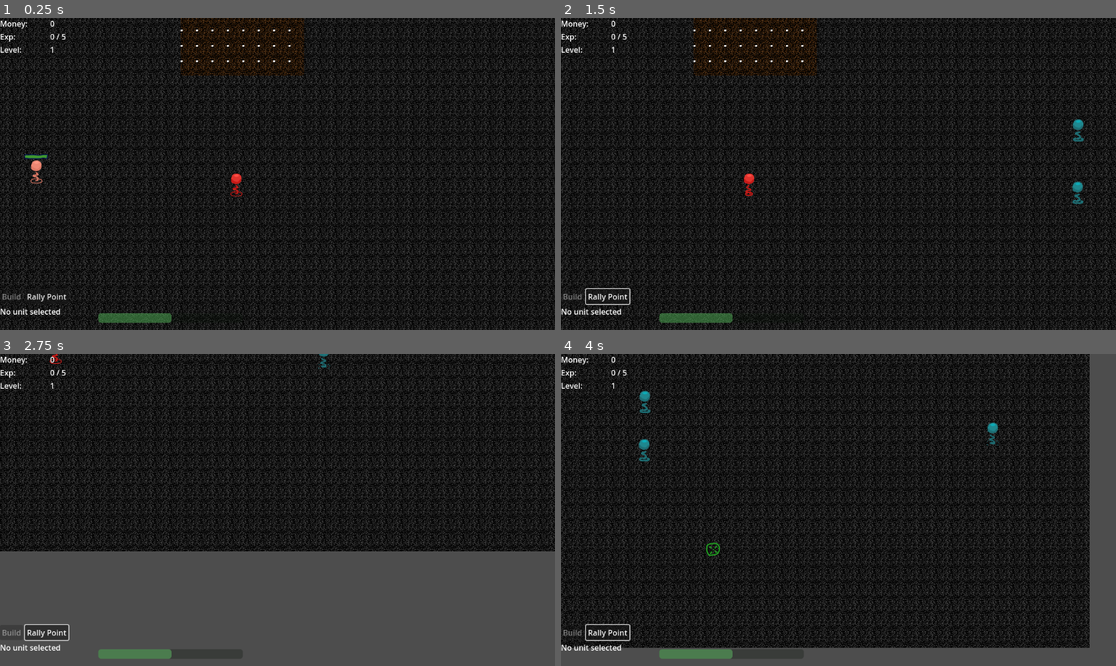
Above: before the commit, frames 1-4 (two rows, left to right).
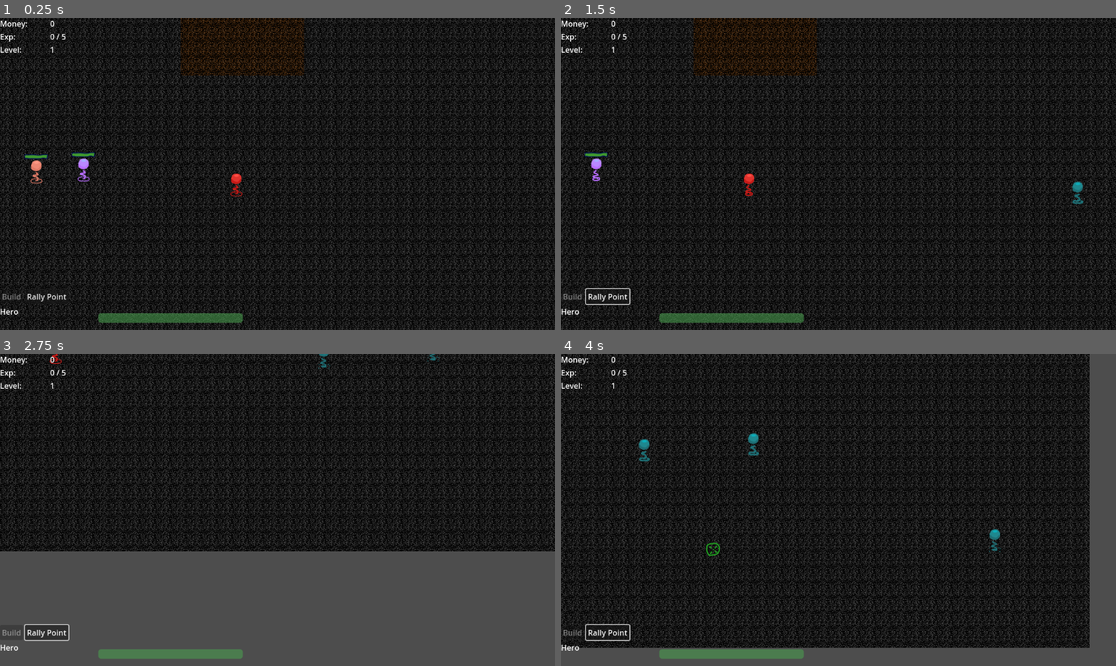
Above: after the commit, the same moments.

Repository: dokumor8/cahiddr
Game: Godot game, scene res://src/node_2d.tscn
Same seed, same stepped clock (60 frames per second), same inputs: the game is played once before the commit and once after it.
Inputs (mouse positions are in pixels of both pictures, inside the frame that each line leads up to):
- Up to frame 1 (0.25 s): no input
- Up to frame 2 (1.5 s): click "Rally Point" at 0.5 s; tap Enter at 1.25 s; move the mouse to (960, 158) at 1.27 s; hold D (right) from 1.28 s (still down); tap B (build) at 1.35 s
- Up to frame 3 (2.75 s): move the mouse to (366, 528) at 2.02 s; release D (right) at 2.03 s; hold S (down) from 2.03 s (still down); click (366, 528) at 2.1 s
- Up to frame 4 (4 s): move the mouse to (894, 441) at 2.77 s; release S (down) at 2.78 s; hold D (right) 2.78-3.53 s; hold Right mouse button (right_click) 2.78-3.53 s; move the mouse to (810, 572) at 3.52 s; hold W (up) from 3.53 s (still down); tap B (build) at 3.6 s

The runs differ from the first frame. In frame 1, 0.8% of the frame differs, in the area x 0-53%, y 3-98%; in frame 2, 0.8%; in frame 3, 0.5%; in frame 4, 0.9%, in the area x 0-80%, y 11-98%.

Commit message:
Small fixes, remove debug balance

Diff:
--- a/src/enemy_bullet.gd
+++ b/src/enemy_bullet.gd
@@ -18,6 +18,11 @@
 
 
 func _physics_process(delta):
+# Proper behavior should be to continue flying
+	if not is_instance_valid(target) or target.get_parent() == null:
+		queue_free()
+		return
+
 	look_at(target.global_position)
 	var dir = (target.global_position - global_position).normalized()
 	global_rotation = dir.angle() + PI / 2.0
@@ -27,7 +32,3 @@
 	if overlaps_body(target):
 		target.hit(damage, sender)
 		queue_free()
-
-# Proper behavior should be to continue flying
-	if not is_instance_valid(target) or target.get_parent() == null:
-		queue_free()
--- a/src/node_2d.gd
+++ b/src/node_2d.gd
@@ -24,6 +24,7 @@
 	PlayerVariables.hero_respawn_cooldown = 5
 	$GUICanvasLayer/VBoxContainer/HBoxContainer2/BuildButton.pressed.connect(on_build_button_pressed)
 	$GUICanvasLayer/VBoxContainer/HBoxContainer2/RallyButton.pressed.connect(on_rally_button_pressed)
+	ui.update_selected_unit(hero)
 
 
 func _input(event):
--- a/src/node_2d.tscn
+++ b/src/node_2d.tscn
@@ -27,9 +27,9 @@
 sources/3 = SubResource("TileSetAtlasSource_wqkqj")
 
 [sub_resource type="NavigationPolygon" id="NavigationPolygon_tx7oa"]
-vertices = PackedVector2Array(39, 224, 951, 221, 1751, 221, 1753, 765, 948, 770, 39, 765)
-polygons = Array[PackedInt32Array]([PackedInt32Array(0, 1, 2, 3, 4, 5)])
-outlines = Array[PackedVector2Array]([PackedVector2Array(39, 224, 951, 221, 1751, 221, 1753, 765, 948, 770, 39, 765)])
+vertices = PackedVector2Array(34, 32, 1858, 28, 1865, 931, 25, 931)
+polygons = Array[PackedInt32Array]([PackedInt32Array(0, 1, 2, 3)])
+outlines = Array[PackedVector2Array]([PackedVector2Array(34, 32, 1858, 28, 1865, 931, 25, 931)])
 
 [sub_resource type="Gradient" id="Gradient_8sg87"]
 colors = PackedColorArray(0, 0.556863, 0, 1, 1, 1, 1, 1)
@@ -37,6 +37,12 @@
 [sub_resource type="GradientTexture2D" id="GradientTexture2D_qa3f2"]
 gradient = SubResource("Gradient_8sg87")
 width = 96
+
+[sub_resource type="RectangleShape2D" id="RectangleShape2D_hffnm"]
+size = Vector2(1933, 32)
+
+[sub_resource type="RectangleShape2D" id="RectangleShape2D_nbb5c"]
+size = Vector2(34.5, 960.5)
 
 [node name="Main" type="Node2D"]
 script = ExtResource("1_pjd1t")
@@ -58,13 +64,13 @@
 position = Vector2(1361, 585)
 
 [node name="Unit2" parent="GameWorld" instance=ExtResource("4_atc2k")]
-position = Vector2(1362, 438)
+position = Vector2(1588, 564)
 
 [node name="Camera2D" type="Camera2D" parent="GameWorld"]
 position = Vector2(617, 524)
 
 [node name="Hero" parent="GameWorld" instance=ExtResource("5_sj74m")]
-position = Vector2(-360, 786)
+position = Vector2(214, 515)
 
 [node name="WalkMarker" parent="GameWorld" instance=ExtResource("6_kq1q8")]
 visible = false
@@ -84,6 +90,41 @@
 [node name="Defender" parent="GameWorld" instance=ExtResource("10_xwbcn")]
 position = Vector2(531, 546)
 
+[node name="StaticBody2D" type="StaticBody2D" parent="GameWorld"]
+position = Vector2(943, -16)
+collision_layer = 9
+collision_mask = 9
+
+[node name="CollisionShape2D" type="CollisionShape2D" parent="GameWorld/StaticBody2D"]
+shape = SubResource("RectangleShape2D_hffnm")
+
+[node name="StaticBody2D4" type="StaticBody2D" parent="GameWorld"]
+position = Vector2(922, 976)
+collision_layer = 9
+collision_mask = 9
+
+[node name="CollisionShape2D" type="CollisionShape2D" parent="GameWorld/StaticBody2D4"]
+position = Vector2(16, 0)
+shape = SubResource("RectangleShape2D_hffnm")
+
+[node name="StaticBody2D2" type="StaticBody2D" parent="GameWorld"]
+position = Vector2(1905, 495)
+collision_layer = 9
+collision_mask = 9
+
+[node name="CollisionShape2D2" type="CollisionShape2D" parent="GameWorld/StaticBody2D2"]
+position = Vector2(0, -15.25)
+shape = SubResource("RectangleShape2D_nbb5c")
+
+[node name="StaticBody2D3" type="StaticBody2D" parent="GameWorld"]
+position = Vector2(-17, 496)
+collision_layer = 9
+collision_mask = 9
+
+[node name="CollisionShape2D2" type="CollisionShape2D" parent="GameWorld/StaticBody2D3"]
+position = Vector2(0, -16)
+shape = SubResource("RectangleShape2D_nbb5c")
+
 [node name="GUICanvasLayer" parent="." instance=ExtResource("11_4suld")]
 
 [connection signal="died" from="GameWorld/Hero" to="." method="_on_hero_died"]
--- a/src/spawn_area.gd
+++ b/src/spawn_area.gd
@@ -2,7 +2,7 @@
 
 var spawn_width = 200
 var spawn_height = 400
-
+var rng = RandomNumberGenerator.new()
 # Called when the node enters the scene tree for the first time.
 func _ready():
 	seed(1)
@@ -19,10 +19,10 @@
 	var unit = Unit.instantiate()
 	get_tree().get_root().add_child(unit)
 #		shoot_target.emit(Bullet, rotation, position)
-	var _x_spawn = randi() % spawn_width
-	var _y_spawn = randi() % spawn_height
+	var x_spawn = rng.randi() % spawn_width
+	var y_spawn = rng.randi() % spawn_height
 
-	unit.global_position = global_position #+ Vector2(x_spawn, y_spawn)
+	unit.global_position = global_position + Vector2(x_spawn, y_spawn)
 #		unit.velocity =
 	pass # Replace with function body.
 
--- a/src/units/defender.gd
+++ b/src/units/defender.gd
@@ -15,11 +15,11 @@
 @onready var shoot_timer = $ShootTimer
 @onready var builder
 @export var speed = 100
-var stop_distance = 10.0
+var stop_distance = 100.0
 var shoot_distance = 200.0
 var can_shoot = true
-var health = 1
-var max_health = 1
+var health = 5
+var max_health = 5
 var state = "idle"
 var unit_name = "defender"
 
@@ -98,7 +98,7 @@
 
 func _on_aggro_area_body_entered(body):
 	# change state to aggro
-	if body.is_in_group("enemy"):
+	if body.is_in_group("enemy") and state != "aggro":
 		set_aggro_target(body)
 		state = "aggro"
 #		target_object = body
@@ -125,7 +125,7 @@
 		queue_free()
 		if is_instance_valid(builder):
 			builder.unit_died()
-	if is_instance_valid(sender):
+	if is_instance_valid(sender) and state != "aggro":
 		set_aggro_target(sender)
 
 
--- a/src/units/hero.tscn
+++ b/src/units/hero.tscn
@@ -37,7 +37,7 @@
 }]
 
 [node name="Hero" type="CharacterBody2D" groups=["hero"]]
-collision_mask = 0
+collision_mask = 8
 script = ExtResource("1_xbdfg")
 
 [node name="CollisionShape2D" type="CollisionShape2D" parent="."]
--- a/src/units/king.gd
+++ b/src/units/king.gd
@@ -1,6 +1,6 @@
 extends CharacterBody2D
-@export var max_health = 10.0
-@export var health = 1000.0
+@export var max_health = 100.0
+@export var health = 100.0
 var rng = RandomNumberGenerator.new()
 var unit_name = "King"
 
Binary file changed: img/floor1.png
Not shown: 1 places in src/node_2d.tscn that only renumber resources
